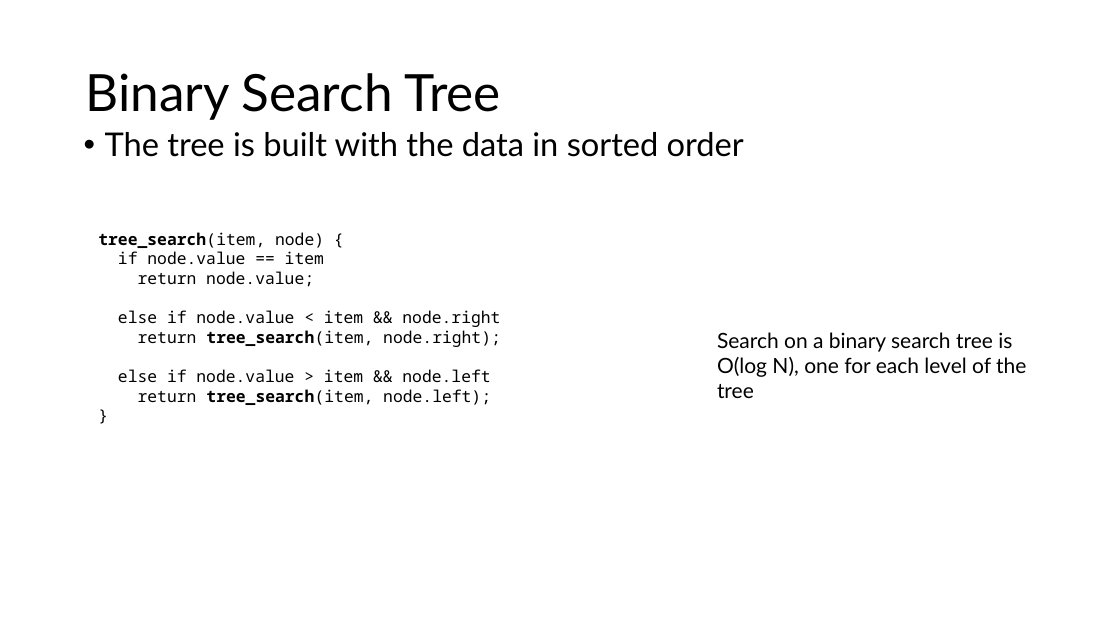
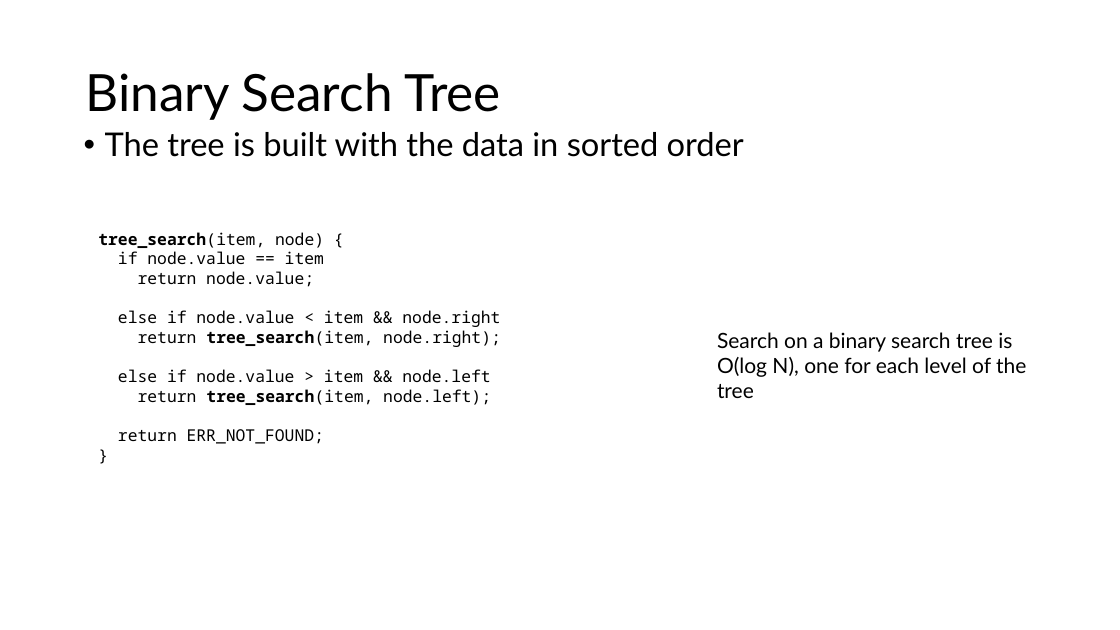
Before and after one commit to wai-t/CompSci, a slide deck: slide 31 of ComputerScience/Data_structures/Data Structures.pptx. Drawn at 1120x630 pixels with LibreOffice and Linux fonts; fonts in the diff are those of the drawing. Boxes give left, top, right and bottom in pixels: in the first picture for what was removed or moved away, otherwise in the second. Text is boxed around its words. In the diff, an @@ line names an element or a change of style, - is before the commit and + after.

```diff
--- a/ComputerScience/Data_structures/Data Structures.pptx
+++ b/ComputerScience/Data_structures/Data Structures.pptx
@@ text at (118, 429, 324, 444): paragraph added @@
+return ERR_NOT_FOUND;
```
Also in this commit, not shown: 12 other slides changed.
